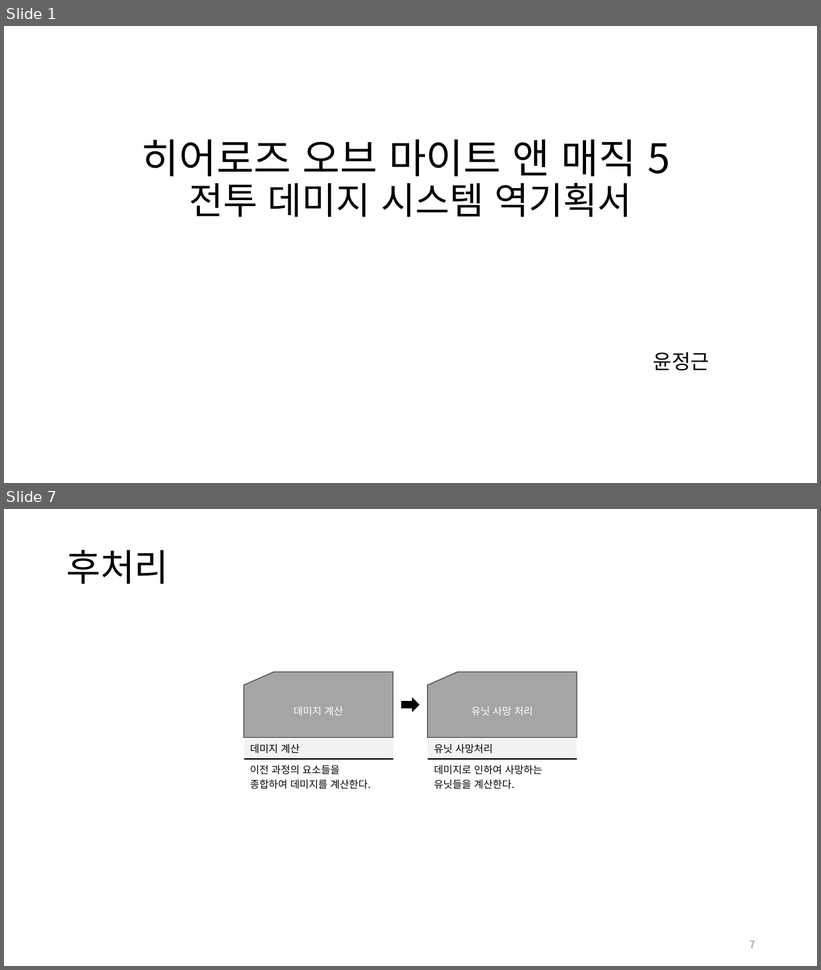
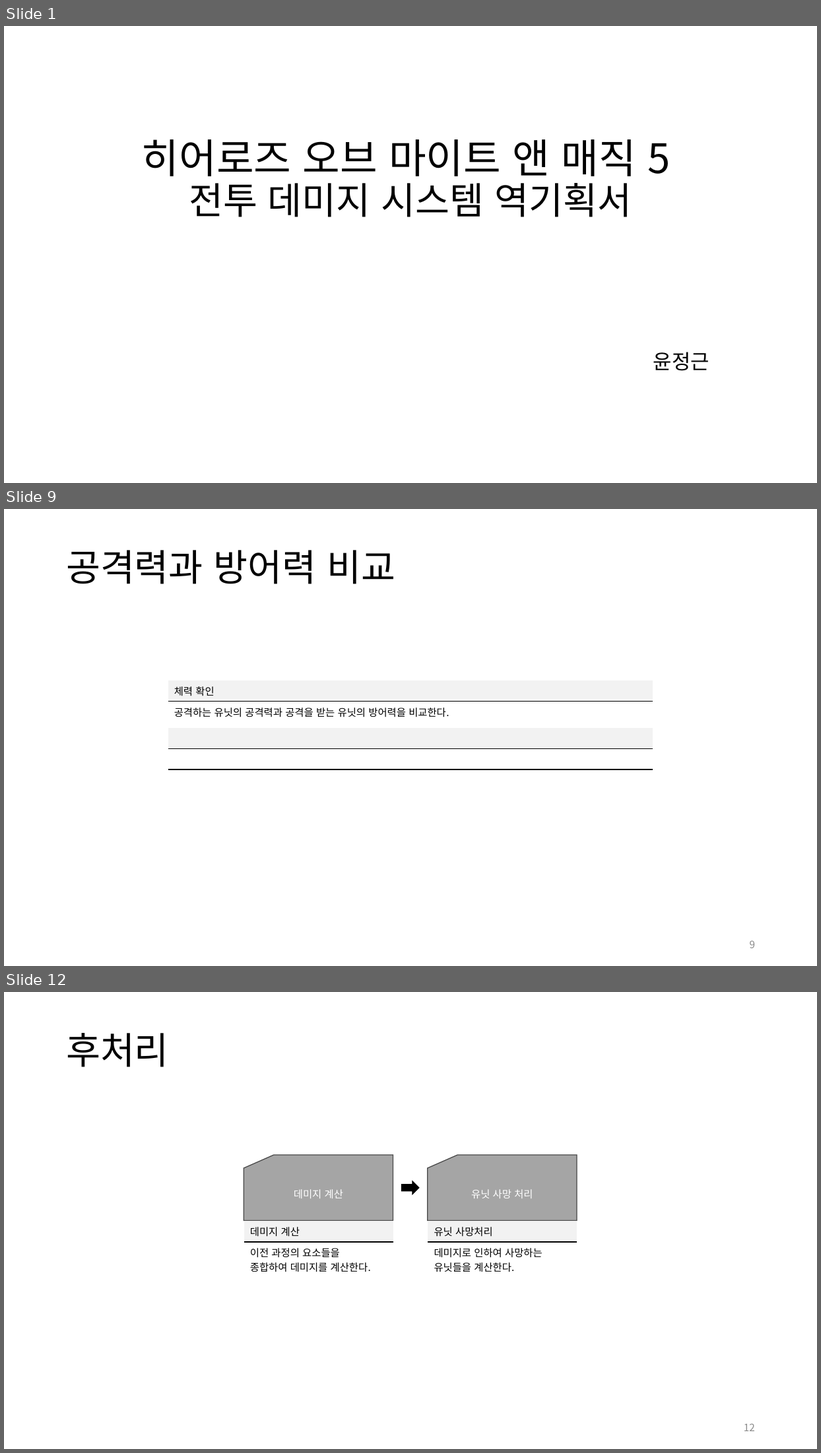
Before and after one commit to yjk0401/unityenginebasic_9th, a slide deck: 기획/마이트앤매직/히어로즈 오브 마이트 앤 매직 5 역기획서.pptx. Shown one above the other, each under a label of ours: slides 1 and 7 before the commit, slides 1, 9 and 12 after it; the slides between them are not shown. The pictures are 821x970 and 821x1453 pixels, drawn with LibreOffice and Linux fonts; fonts in the diff are those of the drawing. Boxes give left, top, right and bottom in pixels: in the first picture for what was removed or moved away, otherwise in the second. Text is boxed around its words. In the diff, an @@ line names an element or a change of style, - is before the commit and + after.

```diff
--- a/기획/마이트앤매직/히어로즈 오브 마이트 앤 매직 5 역기획서.pptx
+++ b/기획/마이트앤매직/히어로즈 오브 마이트 앤 매직 5 역기획서.pptx
@@ slide 9 added at (x1=4, y1=509, x2=817, y2=966), background #FFFFFF @@
@@ title added at (x1=66, y1=550, x2=395, y2=584), 44 pt, text #000000 @@
+공격력과 방어력 비교
@@ table added at (x1=168, y1=681, x2=653, y2=720), 2 rows, 1 columns @@
+체력 확인
+공격하는 유닛의 공격력과 공격을 받는 유닛의 방어력을 비교한다.
@@ table added at (x1=168, y1=728, x2=653, y2=783), 3 rows, 1 columns @@
+
+
+
@@ page number added at (x1=750, y1=941, x2=756, y2=949), 12 pt, text #8C8C8C @@
+9
@@ what was slide 7 is now slide 12 @@
@@ page number at (x1=744, y1=1424, x2=755, y2=1432): text changed @@
-7
+12
```
Also in this commit, not shown: 5 slides changed, 5 other slides added, 2 other files.
